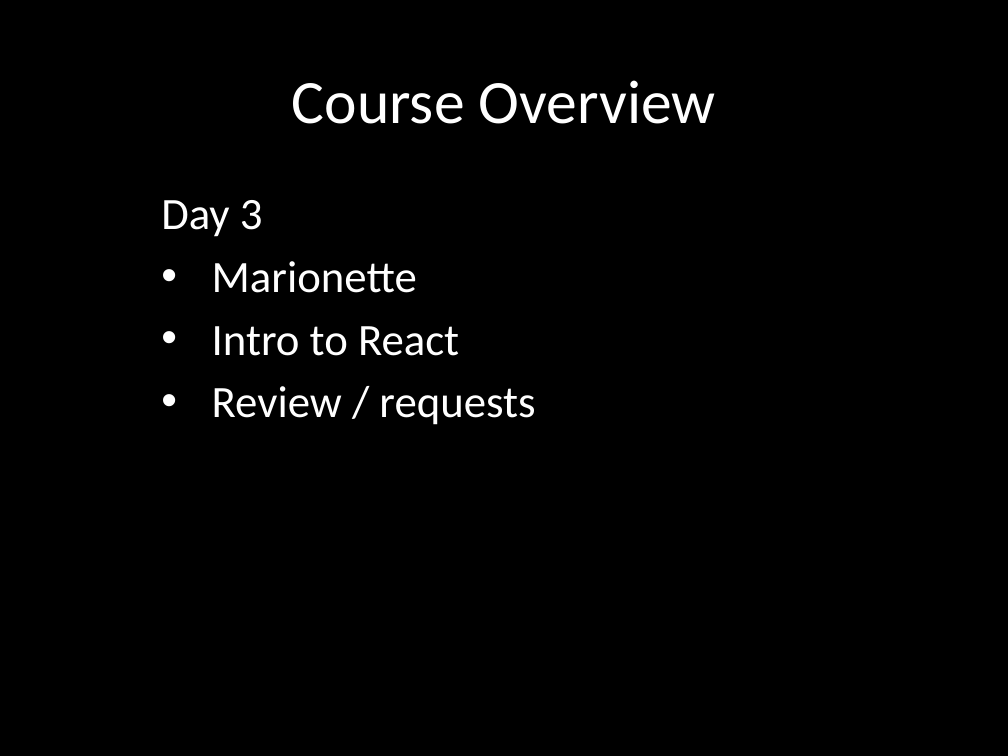
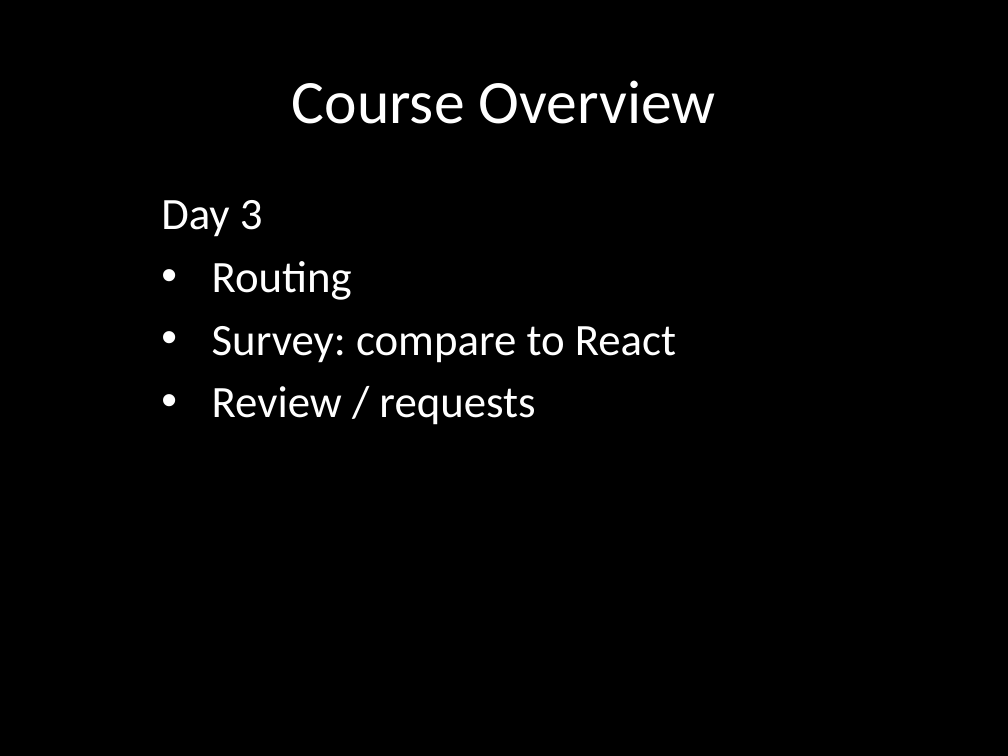
Before and after one commit to eliasjames/training-macys-20160929, a slide deck: slide 5 of slides/Backbone Slides Day 1.pptx. Drawn at 1008x756 pixels with LibreOffice and Linux fonts; fonts in the diff are those of the drawing. Boxes give left, top, right and bottom in pixels: in the first picture for what was removed or moved away, otherwise in the second. Text is boxed around its words. In the diff, an @@ line names an element or a change of style, - is before the commit and + after.

```diff
--- a/slides/Backbone Slides Day 1.pptx
+++ b/slides/Backbone Slides Day 1.pptx
@@ subtitle at (x1=212, y1=261, x2=676, y2=363): text changed @@
-• Marionette
-• Intro to React
+• Routing
+• Survey: compare to React
```
Also in this commit, not shown: 1 other slide changed, 2 other files.
